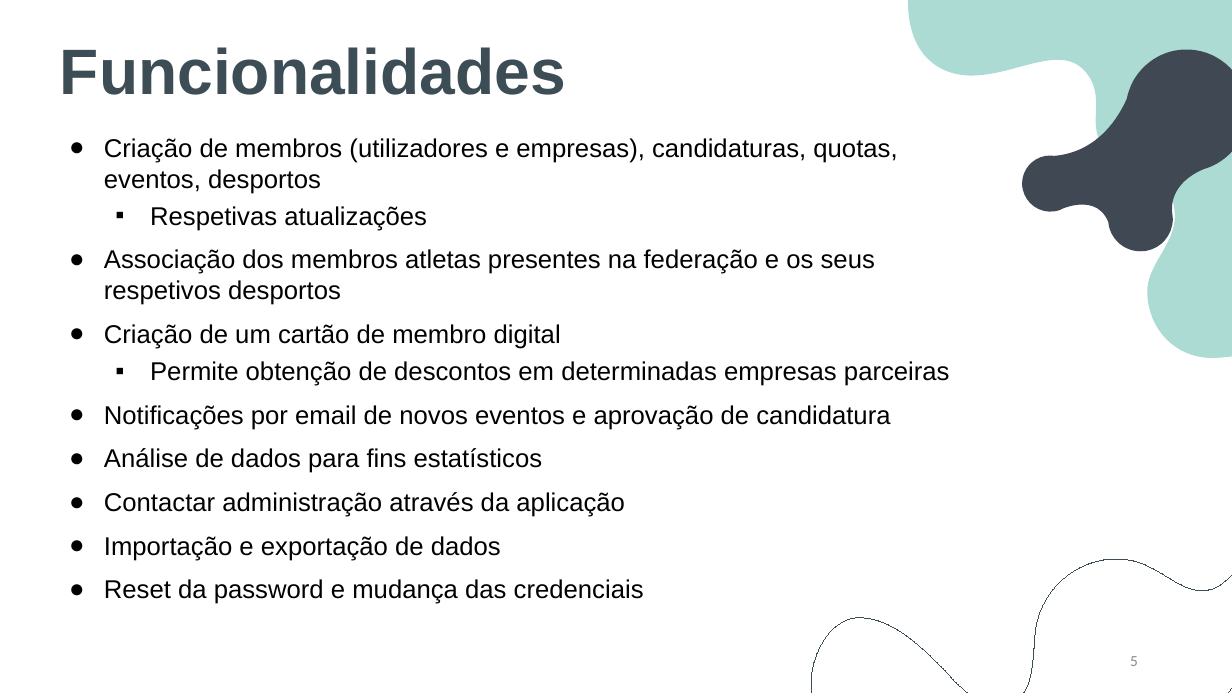
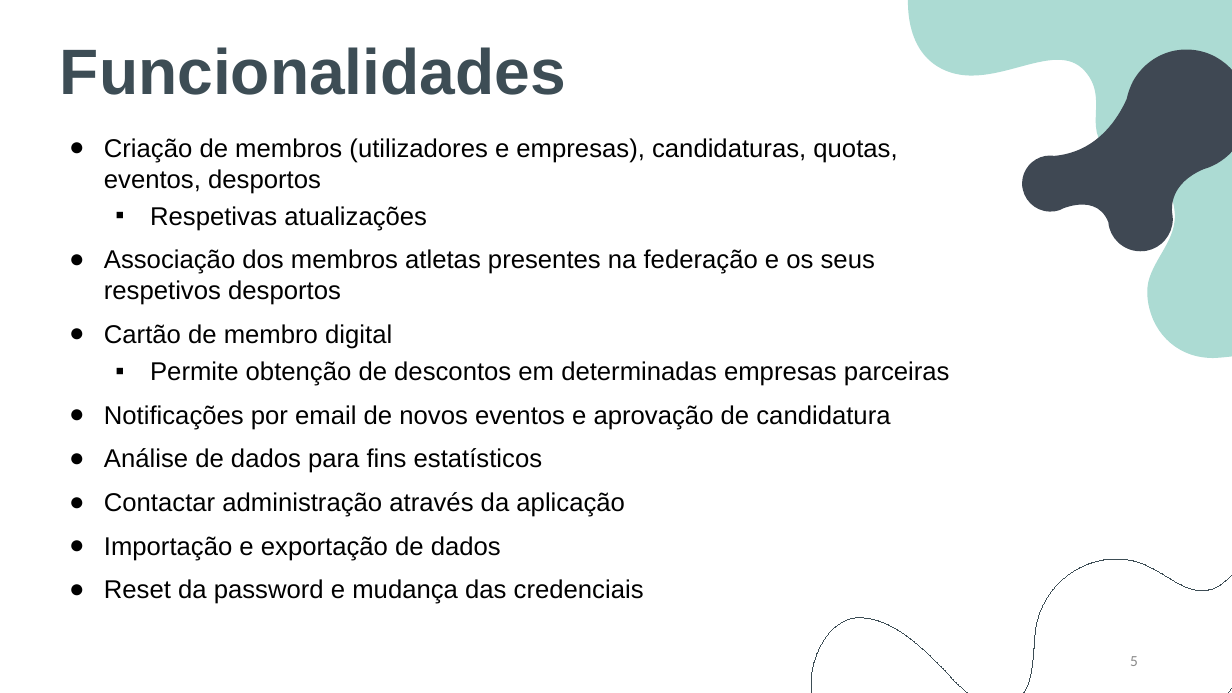
Before and after one commit to BernardoFMF/surf-management-app, a slide deck: slide 5 of docs/final-delivery/final_demonstration.pptx. Drawn at 1232x693 pixels with LibreOffice and Linux fonts; fonts in the diff are those of the drawing. Boxes give left, top, right and bottom in pixels: in the first picture for what was removed or moved away, otherwise in the second. Text is boxed around its words. In the diff, an @@ line names an element or a change of style, - is before the commit and + after.

```diff
--- a/docs/final-delivery/final_demonstration.pptx
+++ b/docs/final-delivery/final_demonstration.pptx
@@ subtitle at (x1=104, y1=324, x2=392, y2=349): text changed @@
-● Criação de um cartão de membro digital
+● Cartão de membro digital
```
Also in this commit, not shown: 2 other slides changed, 1 other file.
